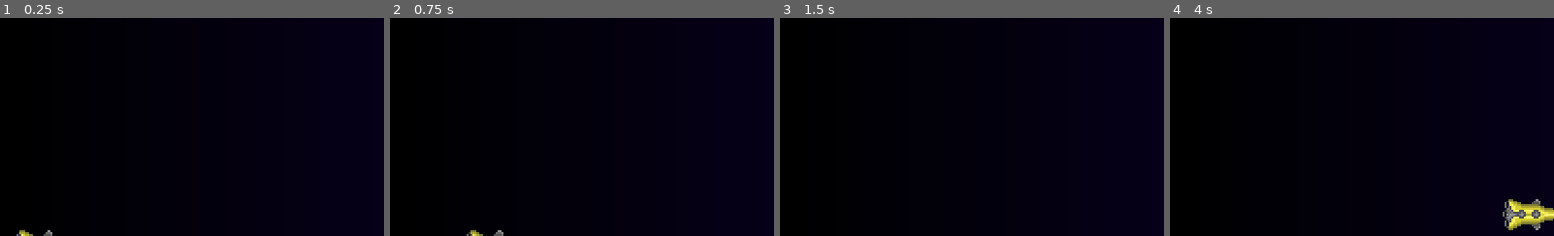
Above: before the commit, frames 1-4 (left to right).
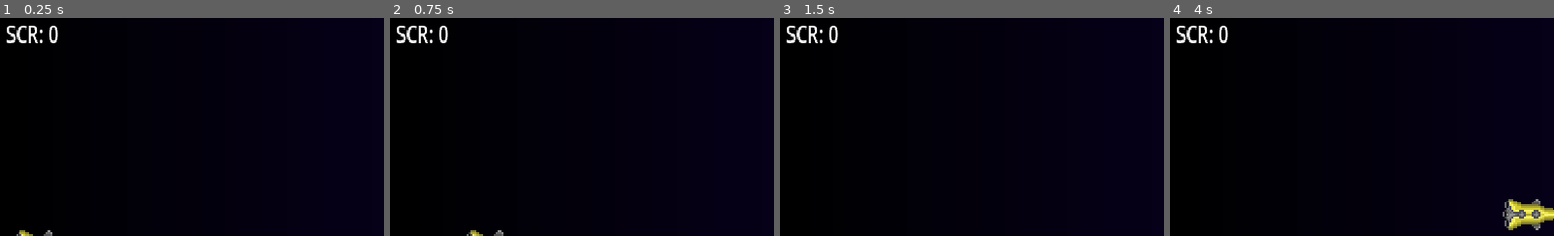
Above: after the commit, the same moments.

Repository: Nordtwig/cassian-crusade
Game: Godot game, scene res://scenes/game.tscn
Same seed, same stepped clock (60 frames per second), same inputs: the game is played once before the commit and once after it.
Inputs:
- Up to frame 1 (0.25 s): no input
- Up to frame 2 (0.75 s): tap Enter at 0.5 s; hold D (Right) from 0.53 s (still down); tap Space (Shoot) at 0.6 s
- Up to frame 3 (1.5 s): release D (Right) at 1.28 s; hold S (Down) from 1.28 s (still down); tap Space (Shoot) at 1.35 s
- Up to frame 4 (4 s): release S (Down) at 2.03 s; hold D (Right) 2.03-2.78 s; tap Space (Shoot) at 2.1, 2.85, 3.6 s; hold W (Up) 2.78-3.53 s; hold A (Left) from 3.53 s (still down)
The pictures show only the part of the screen within x 0-50%, y 3-53%; the shares and areas given below are measured in that part.

The runs differ from the first frame. In frame 1, 0.5% of the frame differs, in the area x 1-16%, y 3-12%; in frame 2, 0.5%; in frame 3, 0.5%; in frame 4, 0.5%.

Commit message:
Add HUD and update score

Diff:
--- /dev/null
+++ b/hud.tscn
@@ -0,0 +1,23 @@
+[gd_scene load_steps=3 format=3 uid="uid://gnncjg1dlpn1"]
+
+[ext_resource type="Script" path="res://scripts/hud.gd" id="1_km54c"]
+
+[sub_resource type="LabelSettings" id="LabelSettings_1fcd3"]
+font_size = 30
+
+[node name="HUD" type="Control"]
+layout_mode = 3
+anchors_preset = 0
+offset_right = 40.0
+offset_bottom = 40.0
+script = ExtResource("1_km54c")
+
+[node name="Score" type="Label" parent="."]
+layout_mode = 0
+offset_left = 23.0
+offset_top = 17.0
+offset_right = 240.0
+offset_bottom = 67.0
+scale = Vector2(0.978982, 1.35821)
+text = "SCR: 9999"
+label_settings = SubResource("LabelSettings_1fcd3")
--- a/scenes/game.tscn
+++ b/scenes/game.tscn
@@ -1,7 +1,8 @@
-[gd_scene load_steps=7 format=3 uid="uid://pdpfdmmhc1x"]
+[gd_scene load_steps=8 format=3 uid="uid://pdpfdmmhc1x"]
 
 [ext_resource type="PackedScene" uid="uid://w0dy13mgnip4" path="res://scenes/player.tscn" id="1_1ixdt"]
-[ext_resource type="Script" path="res://scenes/game.gd" id="1_ihrqo"]
+[ext_resource type="Script" path="res://scripts/game.gd" id="1_ihrqo"]
+[ext_resource type="PackedScene" uid="uid://gnncjg1dlpn1" path="res://hud.tscn" id="2_g2hc2"]
 [ext_resource type="PackedScene" uid="uid://dss1sbaevtvlt" path="res://scenes/enemySpawner.tscn" id="3_q6r8p"]
 
 [sub_resource type="Gradient" id="Gradient_asfy2"]
@@ -15,6 +16,10 @@
 
 [node name="Game" type="Node2D"]
 script = ExtResource("1_ihrqo")
+
+[node name="UI" type="CanvasLayer" parent="."]
+
+[node name="HUD" parent="UI" instance=ExtResource("2_g2hc2")]
 
 [node name="Projectiles" type="Node" parent="."]
 
--- a/scenes/game.gd
+++ b/scripts/game.gd
@@ -4,10 +4,13 @@
 var score = 0
 
 @onready var player = $Player
+@onready var hud = $UI/HUD
+
+func _ready():
+	hud.setScoreLabel(score)
 
 func _on_enemy_death_zone_area_entered(area:Area2D):
 	area.die()
-
 
 func _on_player_took_damage():
 	lives -= 1
@@ -22,4 +25,4 @@
 
 func _on_enemy_died():
 	score += 100
-	print("Score: " + str(score))
+	hud.setScoreLabel(score)
--- /dev/null
+++ b/scripts/hud.gd
@@ -0,0 +1,6 @@
+extends Control
+
+@onready var score = $Score
+
+func setScoreLabel(newScore):
+	score.text = "SCR: " + str(newScore)
